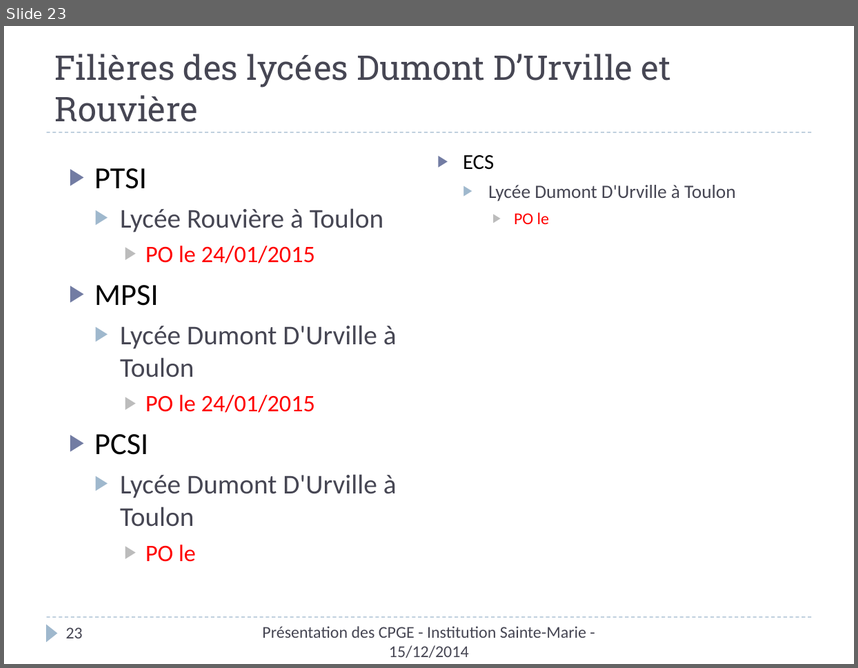
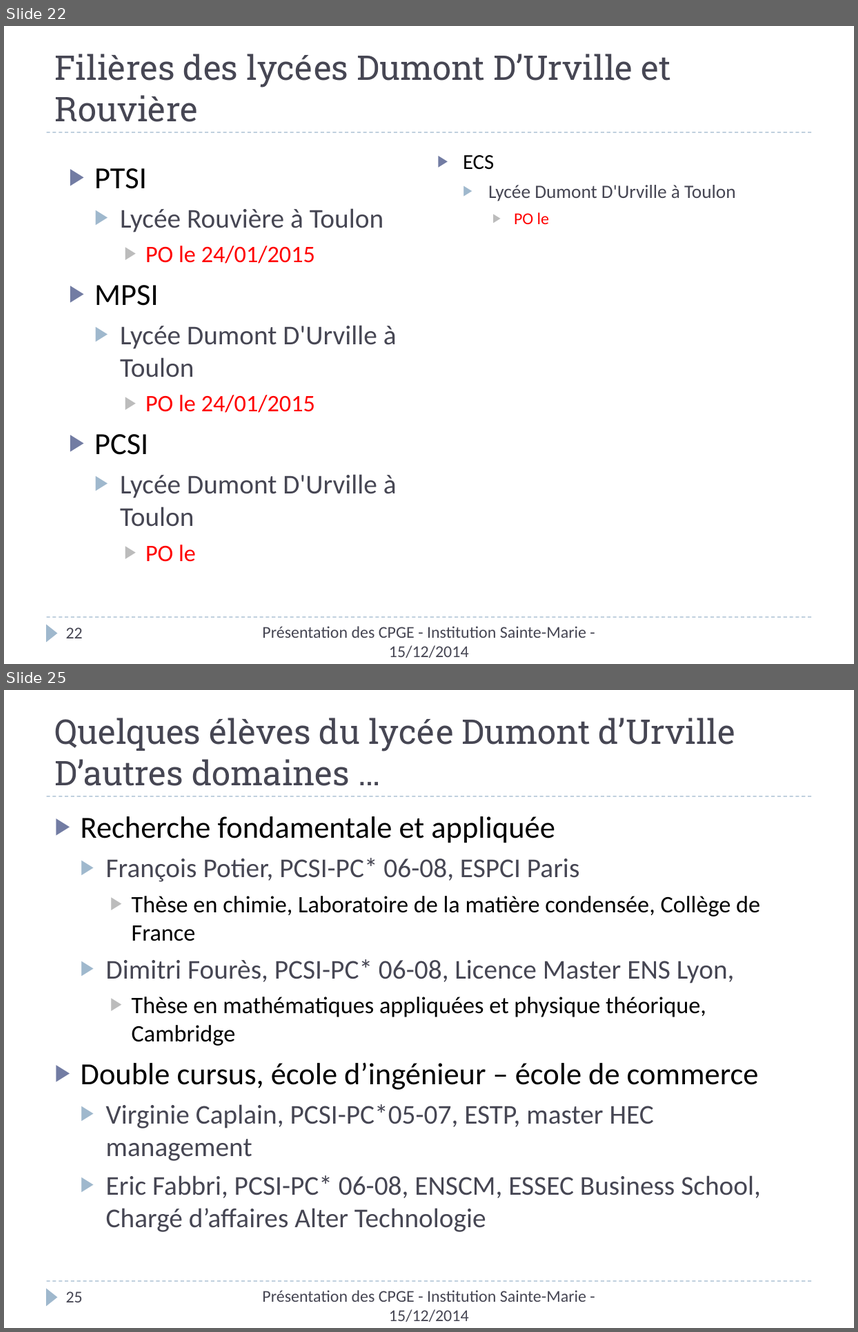
Before and after one commit to xpessoles/Orientation, a slide deck: Rouviere/PresentationCPGE_ISM.pptx. Shown one above the other, each under a label of ours: slide 23 before the commit, slides 22 and 25 after it; the slides between them are not shown. The pictures are 858x668 and 858x1332 pixels, drawn with LibreOffice and Linux fonts; fonts in the diff are those of the drawing. Boxes give left, top, right and bottom in pixels: in the first picture for what was removed or moved away, otherwise in the second. Text is boxed around its words. In the diff, an @@ line names an element or a change of style, - is before the commit and + after.

Commit message:
Modif pour DUmont

```diff
--- a/Rouviere/PresentationCPGE_ISM.pptx
+++ b/Rouviere/PresentationCPGE_ISM.pptx
@@ slide 25 added at (4,690,854,1328), background #FFFFFF; not listed: 3 template elements that a slide beside it also shows @@
@@ title added at (55,718,735,786), 28.8 pt, text #464653 @@
+Quelques élèves du lycée Dumont d’Urville
+D’autres domaines …
@@ text added at (81,816,761,1232), 23 pt, text #464653 @@
+▶ Recherche fondamentale et appliquée
+  ▶ François Potier, PCSI-PC* 06-08, ESPCI Paris
+    ▶ Thèse en chimie, Laboratoire de la matière condensée, Collège de France
+  ▶ Dimitri Fourès, PCSI-PC* 06-08, Licence Master ENS Lyon,
+    ▶ Thèse en mathématiques appliquées et physique théorique, Cambridge
+▶ Double cursus, école d’ingénieur – école de commerce
+  ▶ Virginie Caplain, PCSI-PC*05-07, ESTP, master HEC management
+  ▶ Eric Fabbri, PCSI-PC* 06-08, ENSCM, ESSEC Business School, Chargé d’affaires Alter Technologie
@@ text added at (262,1290,586,1321), 14 pt, text #464653 @@
+Présentation des CPGE - Institution Sainte-Marie - 15/12/2014
@@ page number added at (66,1291,83,1302), 14 pt, text #464653 @@
+25
@@ what was slide 23 is now slide 22 @@
@@ page number at (66,627,83,638): text changed @@
-23
+22
```
Also in this commit, not shown: 1 slide changed, 2 other slides added.
